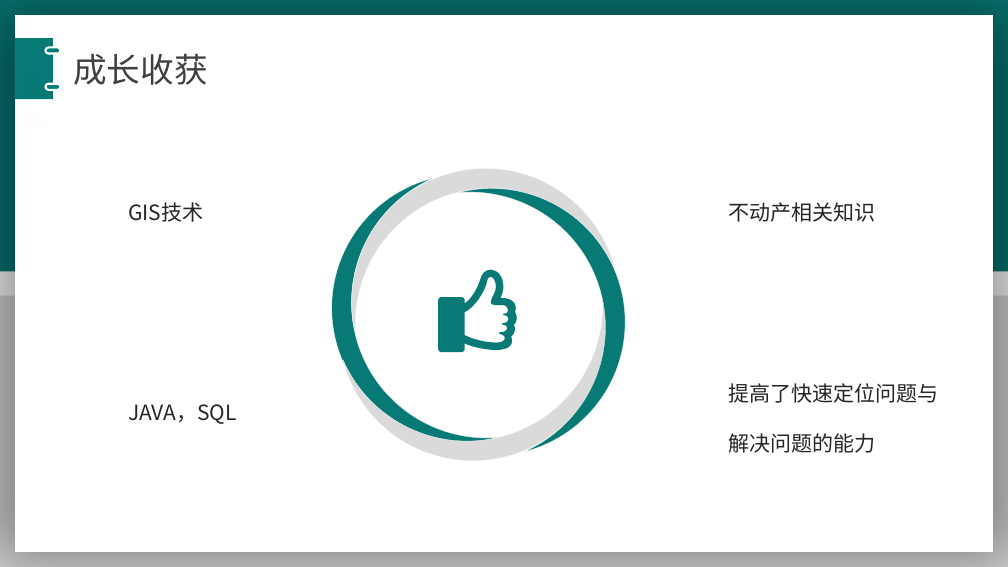
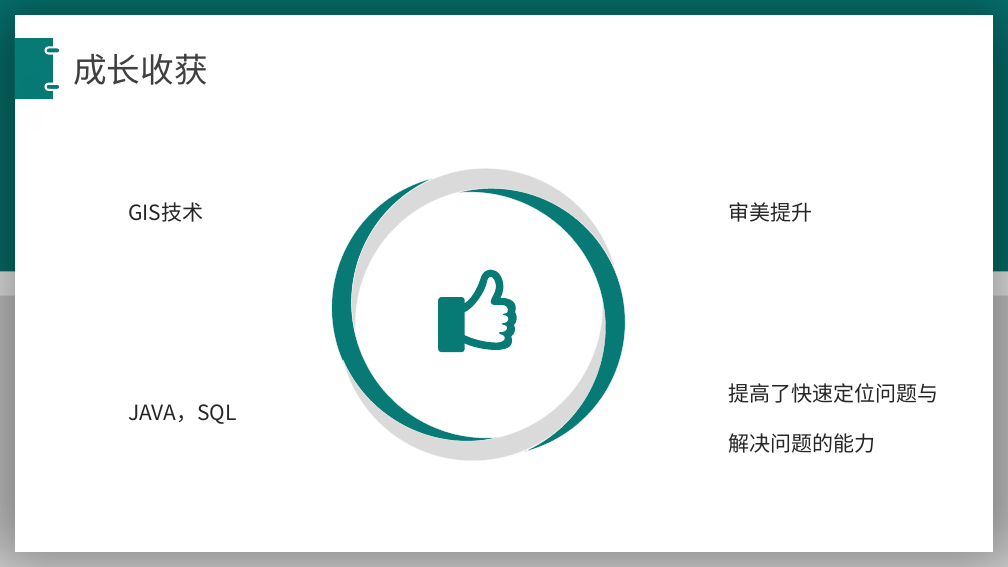
Before and after one commit to wellsmitch/accountpassword, a slide deck: slide 15 of 宋玉彬-年终述职报告-最终 - 副本.pptx. Drawn at 1008x567 pixels with LibreOffice and Linux fonts; fonts in the diff are those of the drawing. Boxes give left, top, right and bottom in pixels: in the first picture for what was removed or moved away, otherwise in the second. Text is boxed around its words. In the diff, an @@ line names an element or a change of style, - is before the commit and + after.

```diff
--- a/宋玉彬-年终述职报告-最终 - 副本.pptx
+++ b/宋玉彬-年终述职报告-最终 - 副本.pptx
@@ text at (728, 202, 812, 222): text changed @@
-不动产相关知识
+审美提升
```
Also in this commit, not shown: 13 other slides changed, 3 slides added, 2 slides removed, 2 other files.
